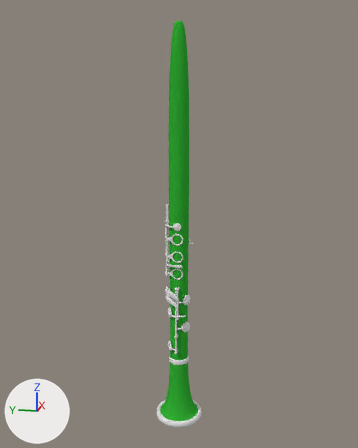
Two versions of the Blender file scenes/klarinette.blend, one commit apart.
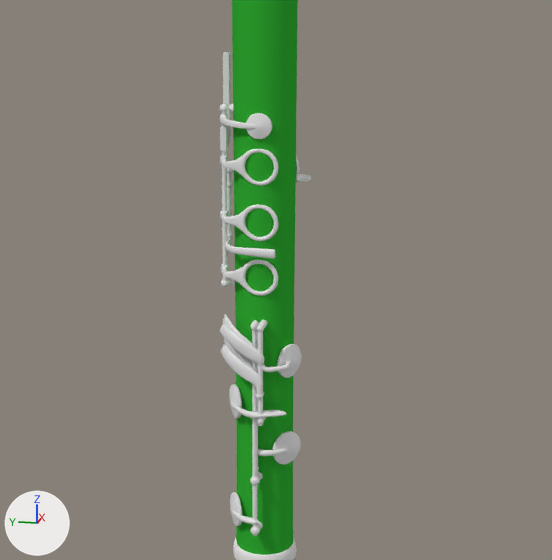
There are two pictures of each version: one whole from a 50 mm lens placed at (-24.54, -4.87, 6.65), pointed at (-0.28, -0.02, 0.58), one close up on the part from 27% to 75% of the width and 42% to 81% of the height. The axes (+X, +Y, +Z) are drawn at lower left. The lights are the same throughout.
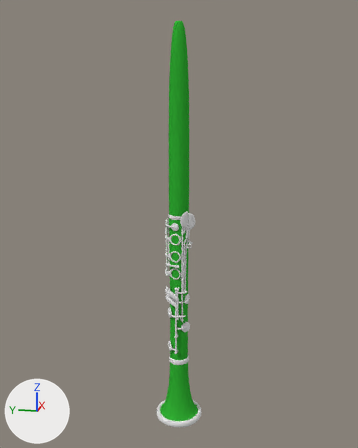
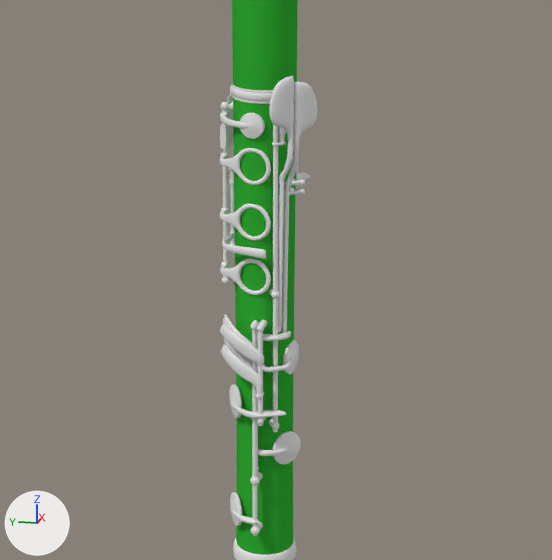
Changed parts and their boxes [x1, y1, x2, y2] in the close-ups (552 x 560 px):
'Torus', moved, turned: before [220, 149, 279, 296]; after [220, 148, 271, 295]
'Cube.007', added: after [269, 76, 294, 332]
'Cube.006', added: after [282, 82, 317, 333]
'Cylinder.021', added: after [273, 124, 278, 432]
'Cube.003', reshaped, moved, turned: before [220, 52, 231, 151]; after [220, 85, 233, 149]
'Cylinder.020', moved, turned: before [246, 113, 272, 139]; after [240, 113, 265, 139]
'Cylinder.015', moved: before [222, 112, 228, 281]; after [222, 110, 228, 278]
'Cylinder.014', moved, turned: before [277, 344, 301, 378]; after [283, 340, 299, 374]
'Torus.002', added: after [231, 83, 273, 104]
'Cylinder.019', moved, turned: before [225, 233, 275, 259]; after [222, 231, 266, 259]
'Cylinder.016', moved: before [227, 173, 232, 245]; after [230, 171, 235, 243]
'Cube.004', added: after [263, 331, 291, 341]
'Plane.014', added: after [284, 179, 305, 196]
'Cylinder.023', added: after [272, 127, 287, 146]
'Plane.013', added: after [269, 419, 279, 430]
'Plane.012', added: after [269, 289, 280, 299]
part 1 of me_cube_003, built on: before [221, 52, 231, 151]; after [220, 96, 233, 149]

Edits to the bpy script that builds the scene:
```text
Change me_cube_003:
    used by ob_cube_003; location = (-0.61, 0.57, 0.26); scale = (0.0624, 0.0493, 0.185)
    remove me_cube_003.from_pydata(...)  # 20 vertices, 18 faces; spans x -1.0..4.1, y -1.0..1.0, z -1.0..7.24
    add me_cube_003.from_pydata(...)  # 157 vertices, 116 faces; spans x -1.0..4.05, y -1.77..1.03, z -1.0..4.36
    me_cube_003 part 1: 16 vertices removed from x 1.0..4.1, y -1.0..1.0, z -1.0..7.24; 94 vertices added at x -1.0..4.05, y -1.5..1.03, z -1.0..4.35
Change ob_cube_003:
    ob_cube_003.location: (-0.61, 0.57, 0.26) -> (-0.46, 0.59, 0.26)
    ob_cube_003.rotation_euler: (0.0, 0.0, 0.0) -> (0.0, 0.0, -0.223)  # degrees (0, 0, 0) -> degrees (0, 0, -13)
Change ob_cylinder_020:
    ob_cylinder_020.location: (-0.96, -0.06, 0.58) -> (-0.94, 0.06, 0.58)
    ob_cylinder_020.rotation_euler: (-0.0221, 1.571, 0.0) -> (0.201, 1.571, 0.0)  # degrees (-1.3, 90, 0) -> degrees (12, 90, 0)
Change ob_cylinder_019:
    ob_cylinder_019.location: (-0.32, 0.56, -1.69) -> (-0.19, 0.52, -1.69)
    ob_cylinder_019.rotation_euler: (4.649, 1.571, 0.0) -> (4.872, 1.571, 0.0)  # degrees (266, 90, 0) -> degrees (279, 90, 0)
Change ob_cylinder_016:
    ob_cylinder_016.location: (-0.32, 0.56, -1.86) -> (-0.19, 0.52, -1.86)
Change ob_cylinder_015:
    ob_cylinder_015.location: (-0.6, 0.57, -2.36) -> (-0.46, 0.59, -2.36)
Change ob_torus:
    ob_torus.location: (-0.9, -0.06, -1.91) -> (-0.89, 0.05, -1.91)
    ob_torus.rotation_euler: (1.571, 0.0, 1.571) -> (1.571, 0.0, 1.348)  # degrees (90, 0, 90) -> degrees (90, 0, 77)
Change ob_cylinder_014:
    ob_cylinder_014.location: (-0.68, -0.53, -3.39) -> (-0.52, -0.53, -3.39)
    ob_cylinder_014.rotation_euler: (-1.059, 1.571, 0.0) -> (-1.347, 1.571, 0.0)  # degrees (-61, 90, 0) -> degrees (-77, 90, 0)
Add ob_plane_012:
    ob_plane_012 = bpy.data.objects.new('Plane.012', me_plane.copy())  # the mesh of ob_plane; modifiers SUBSURF
    ob_plane_012.location = (-1.03, -0.37, -2.16)
    ob_plane_012.rotation_euler = (-1.571, 6.283, 0.502)  # degrees (-90, 360, 29)
    ob_plane_012.scale = (0.324, 0.324, 0.324)
Add ob_cylinder_021:
    ob_cylinder_021 = bpy.data.objects.new('Cylinder.021', me_cylinder_023)  # 49 vertices, 48 faces; spans x -1.0..1.0, y -1.0..1.0, z -1.18..1.74; modifiers SUBSURF
    ob_cylinder_021.location = (-0.96, -0.33, -2.36)
    ob_cylinder_021.rotation_euler = (0.0, 0.0, 1.506)  # degrees (0, 0, 86)
    ob_cylinder_021.scale = (0.0416, 0.0416, 1.82)
Add ob_plane_013:
    ob_plane_013 = bpy.data.objects.new('Plane.013', me_plane.copy())  # the mesh of ob_plane; modifiers SUBSURF
    ob_plane_013.location = (-1.03, -0.37, -4.4)
    ob_plane_013.rotation_euler = (-1.571, 6.283, 0.502)  # degrees (-90, 360, 29)
    ob_plane_013.scale = (0.324, 0.324, 0.324)
Add ob_torus_002:
    ob_torus_002 = bpy.data.objects.new('Torus.002', me_torus_002)  # 336 vertices, 320 faces; spans x -0.563..0.563, y -0.563..0.563, z -0.266..-0.056; modifiers SUBSURF
    ob_torus_002.location = (-0.43, -0.05, 1.2)
    ob_torus_002.scale = (0.974, 0.974, 1.0)
Add ob_plane_014:
    ob_plane_014 = bpy.data.objects.new('Plane.014', me_plane_015)  # 155 vertices, 144 faces; spans x -0.305..0.739, y -0.22..0.22, z -0.22..1.095; modifiers SUBSURF, ARRAY
    ob_plane_014.location = (-0.68, -0.67, -0.36)
    ob_plane_014.rotation_euler = (-1.571, 6.283, 1.169)  # degrees (-90, 360, 67)
    ob_plane_014.scale = (0.265, 0.265, 0.265)
Add ob_cube_004:
    ob_cube_004 = bpy.data.objects.new('Cube.004', me_cube_004)  # 140 vertices, 72 faces; spans x -2.28..7.48, y -2.62..3.43, z -1.0..1.0; modifiers SUBSURF
    ob_cube_004.location = (-1.03, -0.34, -2.86)
    ob_cube_004.rotation_euler = (0.0, 0.0, -0.0465)  # degrees (0, 0, -2.7)
    ob_cube_004.scale = (0.0357, 0.0805, 0.0373)
Add ob_cube_006:
    ob_cube_006 = bpy.data.objects.new('Cube.006', me_cube_006)  # 156 vertices, 155 faces; spans x -9.2..0.5, y -10.0..0.9, z -0.9..74.0; modifiers SUBSURF
    ob_cube_006.location = (-0.82, -0.44, -2.86)
    ob_cube_006.rotation_euler = (0.0, 0.0, 0.762)  # degrees (0, 0, 44)
    ob_cube_006.scale = (0.0412, 0.0412, 0.0567)
Add ob_cube_007:
    ob_cube_007 = bpy.data.objects.new('Cube.007', me_cube_007)  # 156 vertices, 155 faces; spans x -9.2..0.5, y 1.4..12.3, z 0.9..75.8; modifiers SUBSURF
    ob_cube_007.location = (-0.82, -0.44, -2.86)
    ob_cube_007.rotation_euler = (0.0, 0.0, 0.762)  # degrees (0, 0, 44)
    ob_cube_007.scale = (0.0412, 0.0412, 0.0567)
Add ob_cylinder_023:
    ob_cylinder_023 = bpy.data.objects.new('Cylinder.023', me_cylinder_024)  # 257 vertices, 264 faces; spans x -3.8..11.2, y -3.8..16.7, z 1.8..2.2; modifiers SUBSURF
    ob_cylinder_023.location = (-0.83, -0.37, -3.0)
    ob_cylinder_023.rotation_euler = (0.0, 0.0, 0.456)  # degrees (0, 0, 26)
    ob_cylinder_023.scale = (0.0416, -0.0416, 1.82)
```
